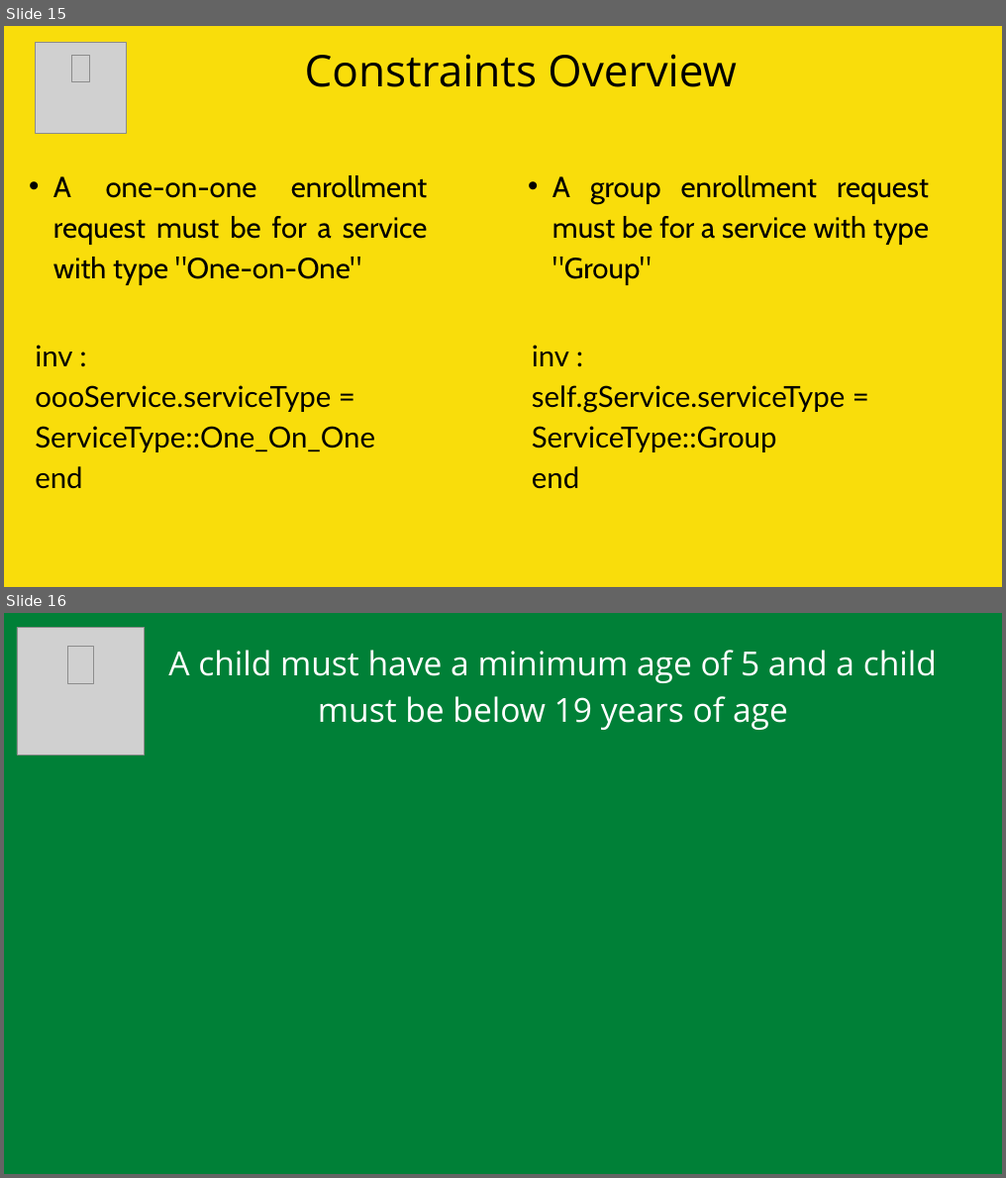
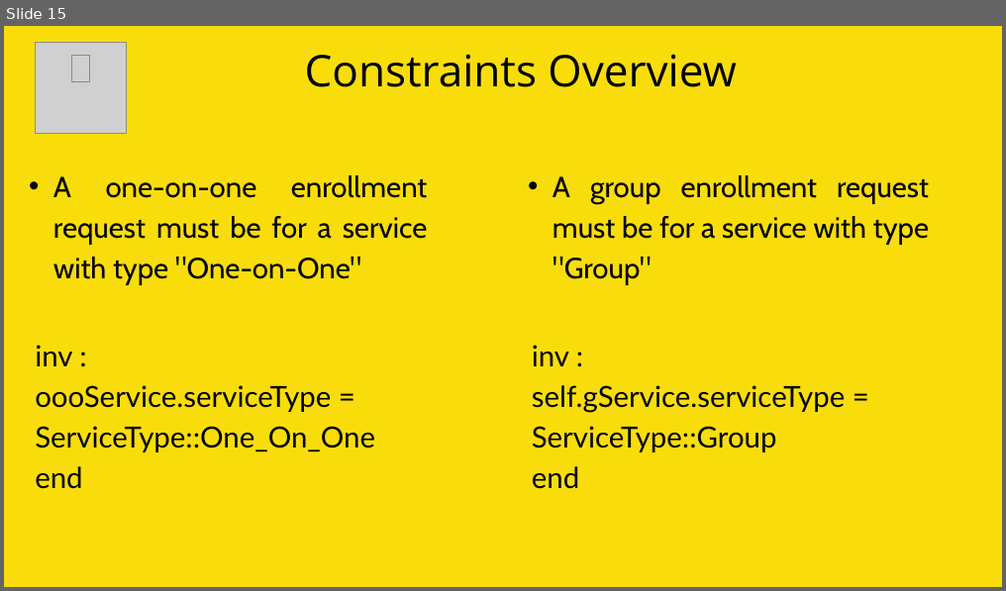
Before and after one commit to Jiinngerbread/TutorsJA, a slide deck: TutorJA - P2.pptx. Shown one above the other, each under a label of ours: slides 15 and 16 before the commit, slide 15 after it. The pictures are 1006x1178 and 1006x591 pixels, drawn with LibreOffice and Linux fonts; fonts in the diff are those of the drawing; grey boxes stand for pictures. Boxes give left, top, right and bottom in pixels: in the first picture for what was removed or moved away, otherwise in the second. Text is boxed around its words. In the diff, an @@ line names an element or a change of style, - is before the commit and + after.

```diff
--- a/TutorJA - P2.pptx
+++ b/TutorJA - P2.pptx
@@ slide 16 removed at (4, 613, 1002, 1174), background #008037 @@
@@ picture removed at (17, 627, 145, 755) @@
@@ picture removed at (68, 646, 94, 683) @@
@@ text removed at (168, 650, 937, 730) @@
-A child must have a minimum age of 5 and a child must be below 19 years of age
```
Also in this commit, not shown: 7 slides added, 8 other slides removed.
